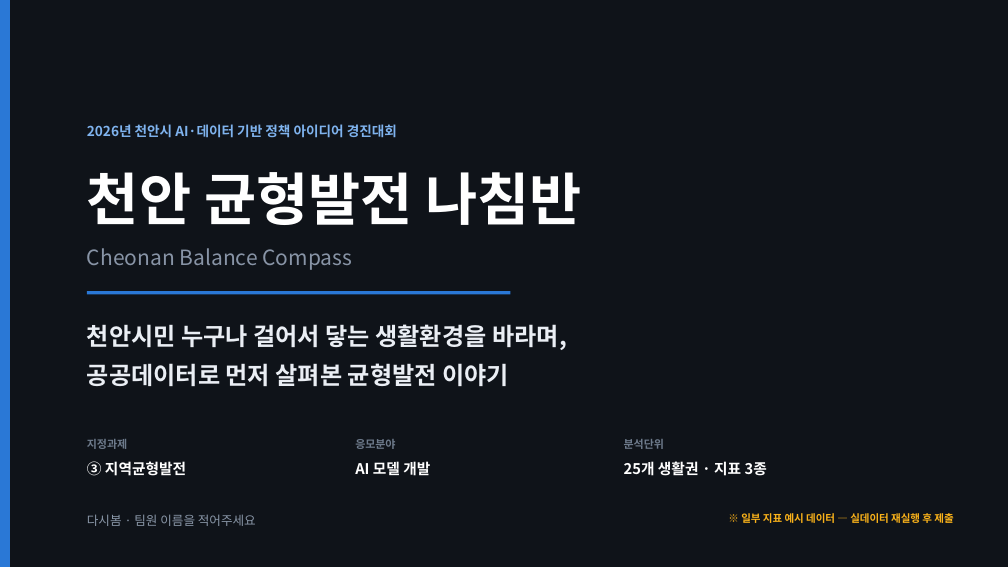
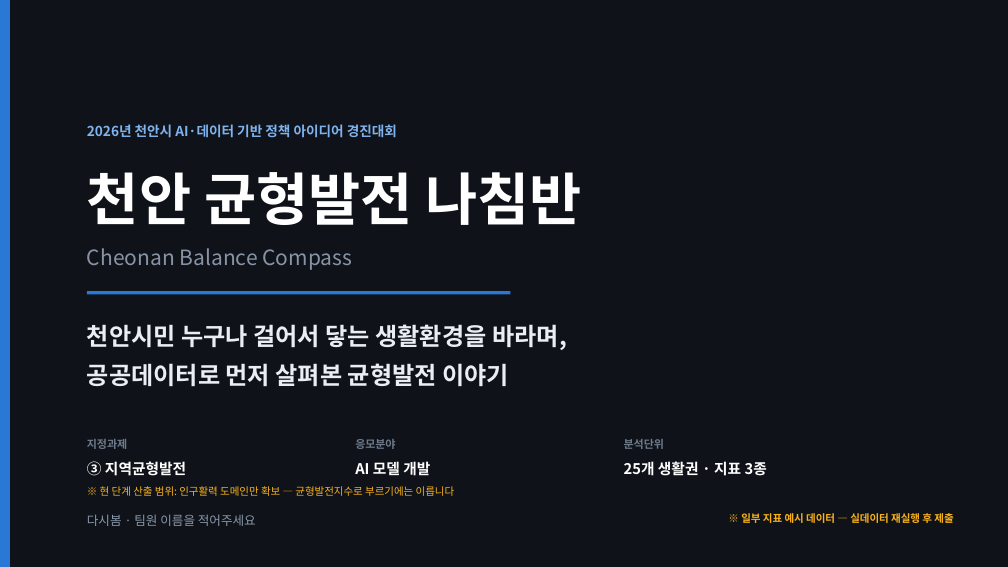
Before and after one commit to BioCode67/2026-AI-, a slide deck: slide 1 of deliverables/기획서_천안균형발전나침반_CBC.pptx. Drawn at 1008x567 pixels with LibreOffice and Linux fonts; fonts in the diff are those of the drawing. Boxes give left, top, right and bottom in pixels: in the first picture for what was removed or moved away, otherwise in the second. Text is boxed around its words. In the diff, an @@ line names an element or a change of style, - is before the commit and + after.

```diff
--- a/deliverables/기획서_천안균형발전나침반_CBC.pptx
+++ b/deliverables/기획서_천안균형발전나침반_CBC.pptx
@@ text added at <box>100,486,455,496</box>, 10 pt, text #FAB219 @@
+※ 현 단계 산출 범위: 인구활력 도메인만 확보 — 균형발전지수로 부르기에는 이릅니다
```
Also in this commit, not shown: 1 other slide changed, 9 other files.
